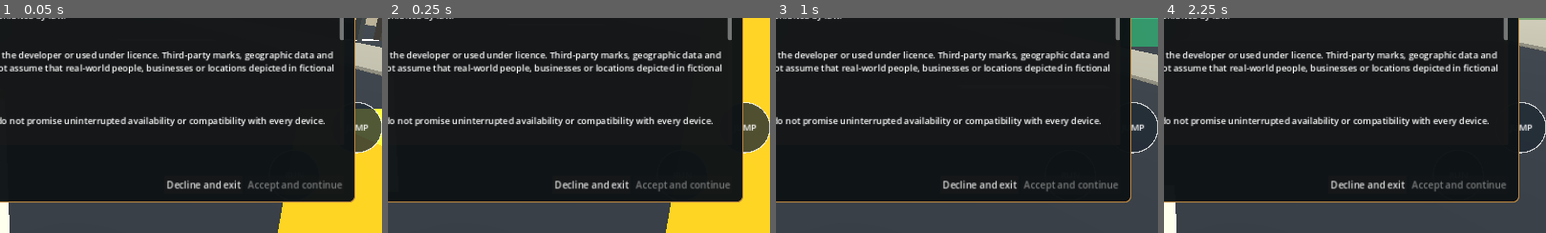
Above: before the commit, frames 1-4 (left to right).
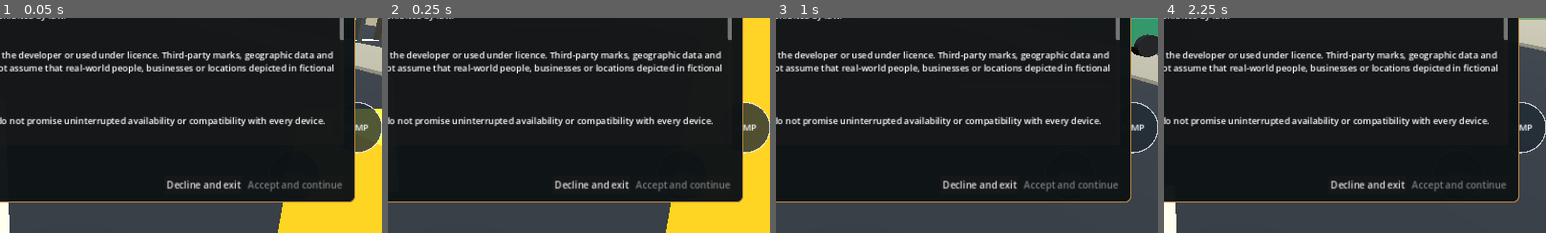
Above: after the commit, the same moments.

Repository: johnAyodele1/lagos-gta
Game: Godot game, scene res://scenes/main.tscn
The game is run twice, just before and just after one commit, with the same random seed, the same clock (stepped at 60 frames per second) and the same inputs.
Inputs (mouse positions are % of the whole screen's width and height, from its top left):
- Up to frame 1 (0.05 s): no input
- Up to frame 2 (0.25 s): no input
- Up to frame 3 (1 s): tap Enter at 0.5 s; move the mouse to (55, 50) at 0.52 s; hold W from 0.53 s (still down); hold Shift from 0.53 s (still down); tap Space at 0.77 s
- Up to frame 4 (2.25 s): keep holding W; move the mouse to (45, 50) at 1.27 s; release Shift at 1.28 s; tap E at 1.35 s; tap Space at 1.52 s; move the mouse to (52, 48) at 2.02 s; hold Shift from 2.03 s (still down)
The pictures show only the part of the screen within x 50-100%, y 50-100%; the shares and areas given below are measured in that part.

The runs differ from the first frame. In frame 3, 0.6% of the frame differs, in the area x 93-100%, y 7-19%; in frame 4, nothing differs.

Commit message:
fix: allocate four wheel instances per traffic vehicle

Diff:
--- a/scripts/traffic_manager.gd
+++ b/scripts/traffic_manager.gd
@@ -57,19 +57,19 @@
 	wheel_mesh.top_radius = 0.34
 	wheel_mesh.bottom_radius = 0.34
 	wheel_mesh.height = 0.18
-	_wheel_batch = _create_batch_from_mesh(wheel_mesh, _material())
+	_wheel_batch = _create_batch_from_mesh(wheel_mesh, _material(), BODY_COLORS.size() * 4)
 
 func _create_batch(box_size: Vector3, material: StandardMaterial3D) -> MultiMeshInstance3D:
 	var box := BoxMesh.new()
 	box.size = box_size
 	return _create_batch_from_mesh(box, material)
 
-func _create_batch_from_mesh(mesh: Mesh, material: StandardMaterial3D) -> MultiMeshInstance3D:
+func _create_batch_from_mesh(mesh: Mesh, material: StandardMaterial3D, instance_count: int = BODY_COLORS.size()) -> MultiMeshInstance3D:
 	var multi_mesh := MultiMesh.new()
 	multi_mesh.transform_format = MultiMesh.TRANSFORM_3D
 	multi_mesh.use_colors = true
 	multi_mesh.mesh = mesh
-	multi_mesh.instance_count = BODY_COLORS.size()
+	multi_mesh.instance_count = instance_count
 	var batch := MultiMeshInstance3D.new()
 	batch.multimesh = multi_mesh
 	batch.material_override = material
